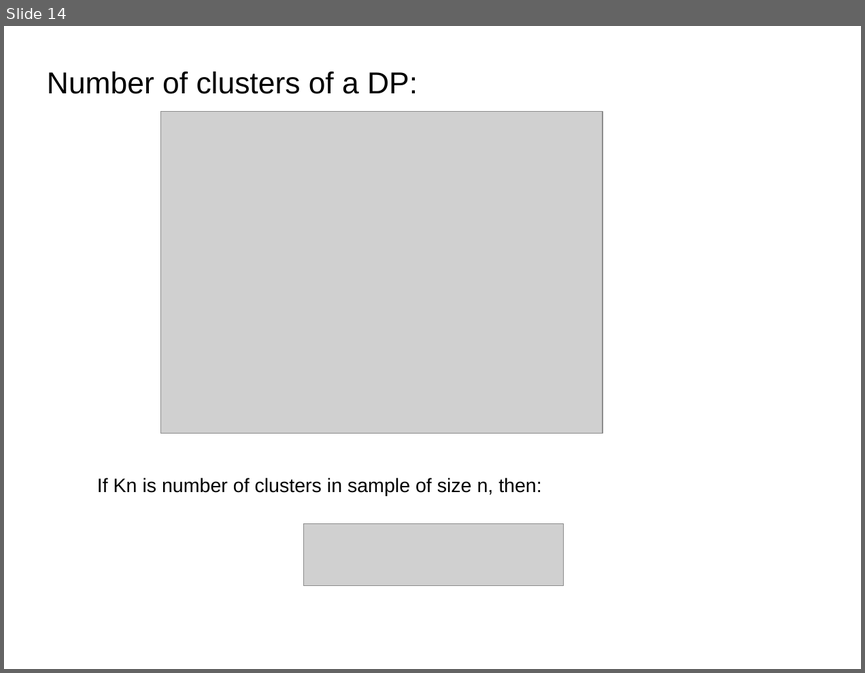
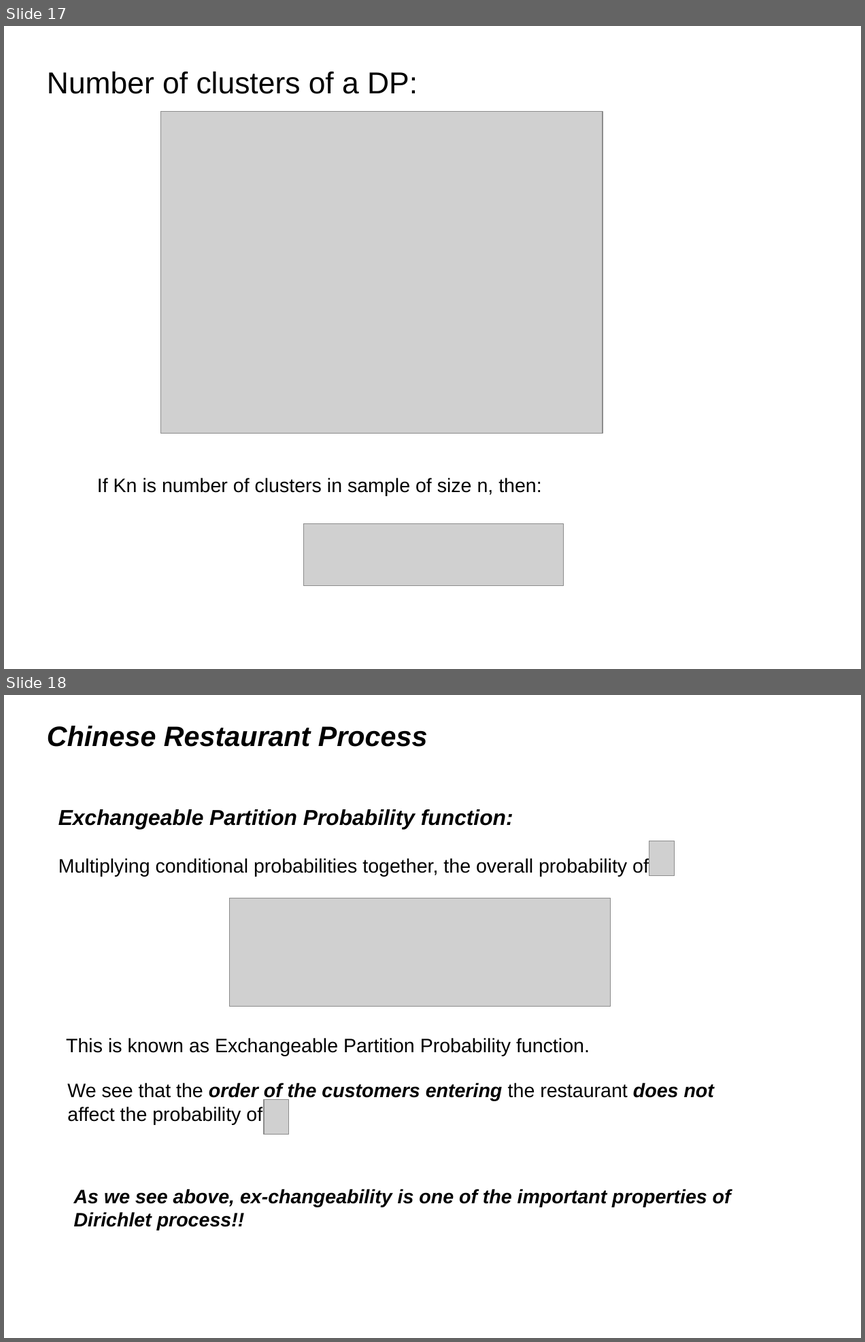
Before and after one commit to afcarl/Dirichlet_Processes, a slide deck: version_2.odp. Shown one above the other, each under a label of ours: slide 14 before the commit, slides 17 and 18 after it. The pictures are 865x673 and 865x1342 pixels, drawn with LibreOffice and Linux fonts; fonts in the diff are those of the drawing; grey boxes stand for pictures. Boxes give left, top, right and bottom in pixels: in the first picture for what was removed or moved away, otherwise in the second. Text is boxed around its words. In the diff, an @@ line names an element or a change of style, - is before the commit and + after.

```diff
--- a/version_2.odp
+++ b/version_2.odp
@@ slide 18 added at (x1=4, y1=695, x2=861, y2=1338), background #FFFFFF @@
@@ title added at (x1=47, y1=726, x2=428, y2=747), 26 pt, text #000000, bold, italic @@
+Chinese Restaurant Process
@@ text added at (x1=58, y1=809, x2=649, y2=876), 18 pt, text #000000 @@
+Exchangeable Partition Probability function:
+Multiplying conditional probabilities together, the overall probability of
@@ picture added at (x1=649, y1=841, x2=674, y2=876) @@
@@ picture added at (x1=230, y1=898, x2=611, y2=1006) @@
@@ text added at (x1=66, y1=1038, x2=589, y2=1056), 18 pt, text #000000 @@
+This is known as Exchangeable Partition Probability function.
@@ text added at (x1=67, y1=1083, x2=714, y2=1124), 18 pt, text #000000 @@
+We see that the order of the customers entering the restaurant does not affect the probability of
@@ picture added at (x1=264, y1=1100, x2=288, y2=1134) @@
@@ text added at (x1=74, y1=1189, x2=731, y2=1230), 18 pt, text #000000, bold, italic @@
+As we see above, ex-changeability is one of the important properties of Dirichlet process!!
@@ what was slide 14 is now slide 17 @@
```
Also in this commit, not shown: 3 slides changed, 4 other slides added, 2 slides removed.
